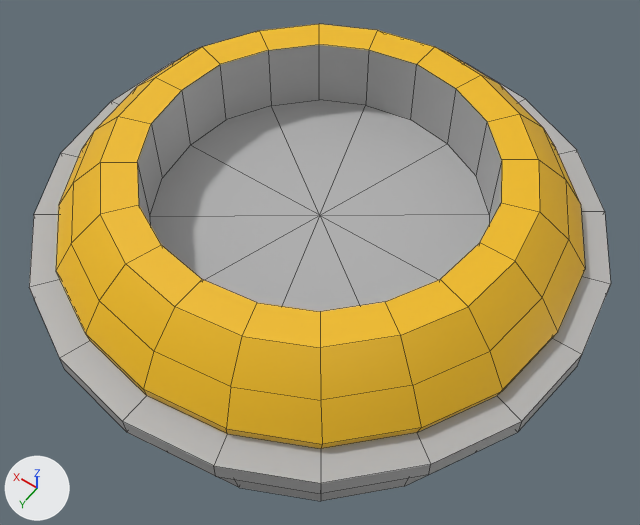
The FBX model Assets/3_Scena 3D/Meshes/Elements/SM_Element_Yellow.fbx: old version first, new version second.
One viewpoint serves both versions: a camera (50 mm lens) standing at (-0.0593, 0.0193, 0.0504) and looking at (-0.046, 0.0007, 0.0212). The axes (+X, +Y, +Z) are drawn at lower left. The lights are the same throughout. Mesh edges are drawn as thin lines. Where no turn or scale is listed for an object, it has been applied to the vertices.

Objects in the first picture: 'SM_Element_Yellow'.
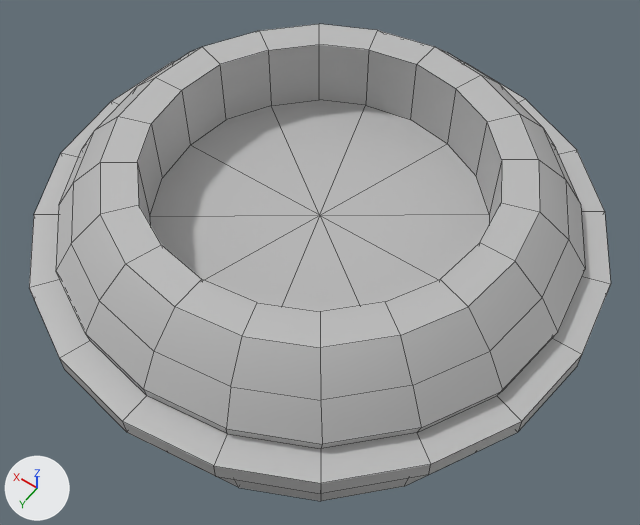
The newer file is also rescaled (x40.94), turned or shifted as a whole; pictures and numbers use the older file's frame.

The edits, one by one:
Material 'M_Element_Yellow' (mat_m_element_yellow) is new.
Its base color is (0.5, 0.5, 0.5) (grey #bcbcbc).
me_mesh has 241 vertices, 230 faces and spans x -0.0114..0.0114, y -0.0114..0.0113, z 0.0..0.0102.
me_mesh is used by ob_sm_element_yellow; location (-0.0457, 0.00032, 0.01647).
me_mesh part 1: all 80 faces that had it switch from mat_yellow (yellow #f1bc19) to mat_m_element_yellow (grey #bcbcbc).
me_mesh part 2: all 150 faces that had it switch from mat_lambert16 (grey #b4b4b4) to mat_m_element_yellow (grey #bcbcbc).

Boxes [x1, y1, x2, y2] around the edits, measured in the pictures (640 x 525 px):
part 1 of me_mesh, recoloured (yellow to grey): [56, 24, 585, 449] in both
part 2 of me_mesh, recoloured: [29, 45, 611, 501] in both
